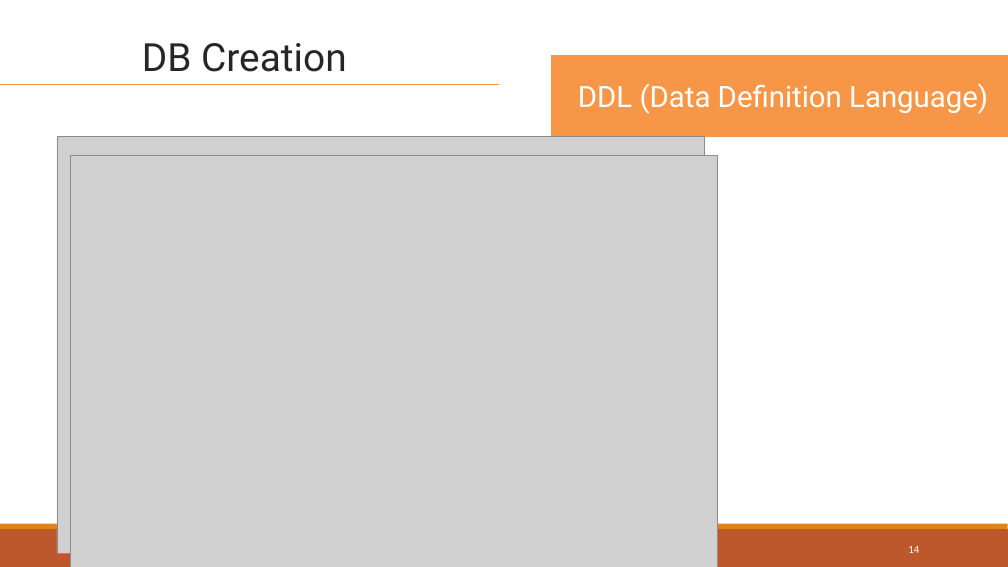
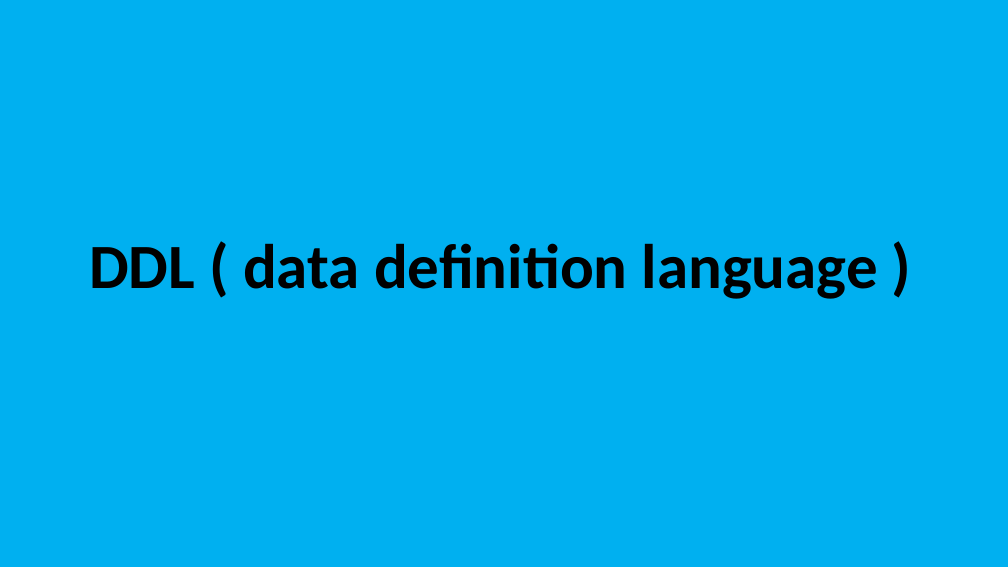
Before and after one commit to lahcenrahlaoui/Wingardium_Leviosaaaa, a slide deck: slide 12 of Presentation-projet-SQLite (1) - Copy.pptx (slide 14 before the commit). Drawn at 1008x567 pixels with LibreOffice and Linux fonts; fonts in the diff are those of the drawing; grey boxes stand for pictures. Boxes give left, top, right and bottom in pixels: in the first picture for what was removed or moved away, otherwise in the second. Text is boxed around its words. In the diff, an @@ line names an element or a change of style, - is before the commit and + after.

```diff
--- a/Presentation-projet-SQLite (1) - Copy.pptx
+++ b/Presentation-projet-SQLite (1) - Copy.pptx
@@ background #FFFFFF to #00B0F0 @@
@@ text removed at <box>142,43,347,72</box> @@
-DB Creation
@@ line removed from (0, 85) to (499, 85) @@
@@ picture removed at <box>57,137,704,554</box> @@
@@ picture removed at <box>70,156,718,567</box> @@
@@ text "DDL ( data definition language ...": place and size @@
-text "DDL ( data definition language ..." at <box>552,55,1008,136</box>
+text "DDL ( data definition language ..." at <box>89,243,878,299</box>
@@ text "DDL ( data definition language ..." at <box>89,243,878,299</box>: vertical alignment middle to top; fill #F79646 to none; outline #F79646 1.25 pt to none @@
@@ text at <box>89,243,878,299</box>: text changed; size 28 to 60 pt; font Roboto to Calibri; text colour #FFFFFF to #000000; bold on @@
-DDL (Data Definition Language)
+DDL ( data definition language )
@@ rectangle removed at <box>0,529,1008,567</box> @@
@@ rectangle removed at <box>0,524,1008,529</box> @@
@@ page number removed at <box>908,546,919,553</box> @@
-14
```
Also in this commit, not shown: 40 other slides changed, 24 slides added, 12 slides removed.
